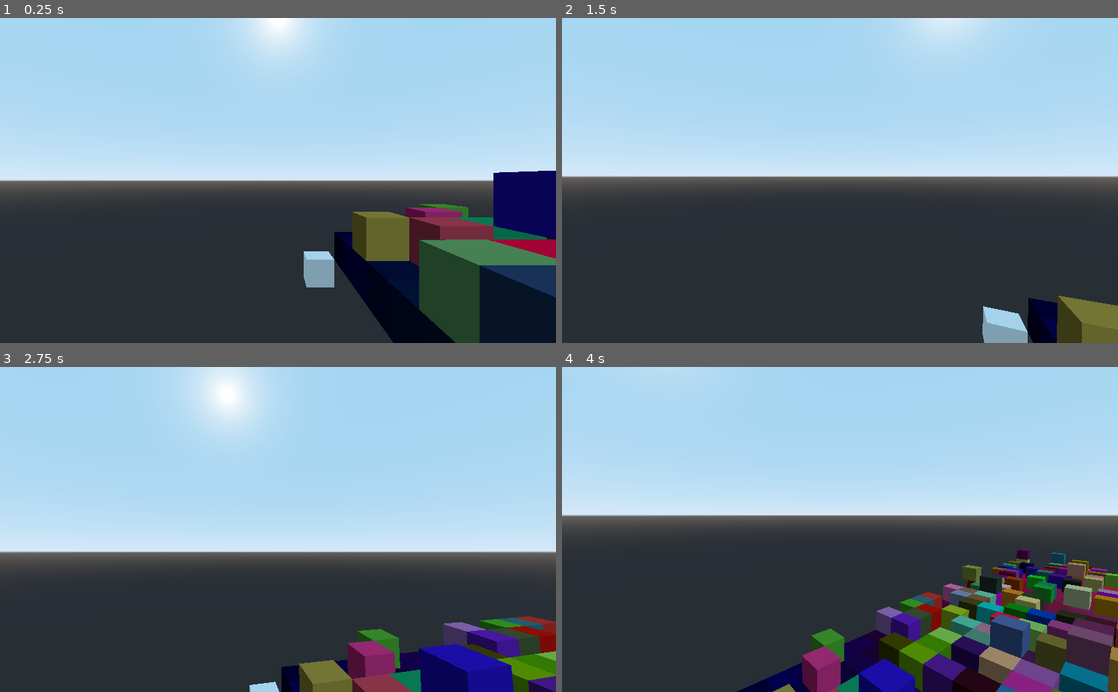
Above: before the commit, frames 1-4 (two rows, left to right).
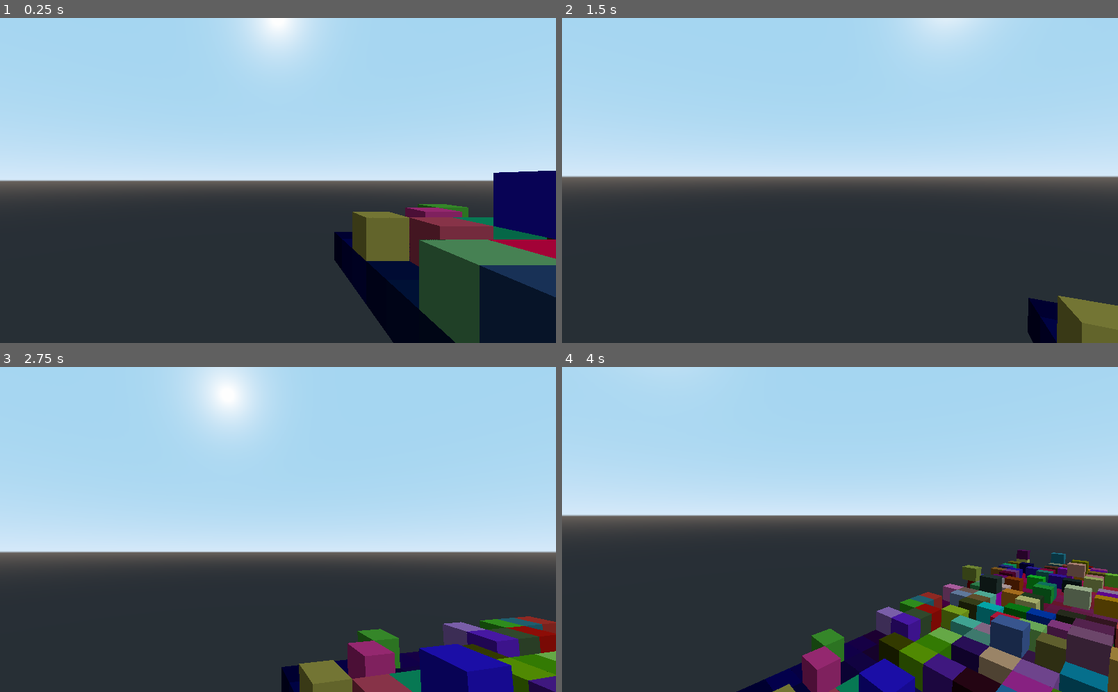
Above: after the commit, the same moments.

Repository: CrispyPin/voxel-raymarcher
Game: Godot game, scene res://main.tscn
Same seed, same stepped clock (60 frames per second), same inputs: the game is played once before the commit and once after it.
Inputs (mouse positions are in pixels of both pictures, inside the frame that each line leads up to):
- Up to frame 1 (0.25 s): no input
- Up to frame 2 (1.5 s): tap Enter at 0.5 s; move the mouse to (867, 180) at 0.52 s; hold Up (ui_up) from 0.53 s (still down); tap Space at 1.25 s; move the mouse to (812, 180) at 1.27 s
- Up to frame 3 (2.75 s): keep holding Up (ui_up); move the mouse to (289, 523) at 2.02 s
- Up to frame 4 (4 s): keep holding Up (ui_up); tap Enter at 2.75 s; move the mouse to (834, 536) at 2.77 s; tap Space at 3.5 s; move the mouse to (878, 532) at 3.52 s

The runs differ from the first frame. In frame 1, 0.6% of the frame differs, in the area x 54-95%, y 63-99%; in frame 2, 0.8%, in the area x 75-84%, y 88-100%; in frame 3, 0.1%; in frame 4, less than 0.1%.

Commit message:
some raymarcher optimisations

Diff:
--- a/cube-raymarch/main.tscn
+++ b/cube-raymarch/main.tscn
@@ -6,9 +6,6 @@
 
 [sub_resource type="CubeMesh" id=1]
 size = Vector3( 32, 32, 32 )
-
-[sub_resource type="CubeMesh" id=2]
-size = Vector3( 1, 1, 1 )
 
 [node name="Spatial" type="Spatial"]
 
@@ -31,13 +28,3 @@
 up_action = "up"
 down_action = "down"
 use_gui = false
-
-[node name="MeshInstance2" type="MeshInstance" parent="."]
-transform = Transform( 1, 0, 0, 0, 1, 0, 0, 0, 1, -0.5, -0.5, -0.5 )
-mesh = SubResource( 2 )
-material/0 = null
-
-[node name="MeshInstance3" type="MeshInstance" parent="."]
-transform = Transform( 1, 0, 0, 0, 1, 0, 0, 0, 1, 32, 32, 32 )
-mesh = SubResource( 2 )
-material/0 = null
--- a/cube-raymarch/raymarch.shader
+++ b/cube-raymarch/raymarch.shader
@@ -46,14 +46,17 @@
 	return col;
 }
 
-vec4 plane_march(vec3 cam_pos, vec3 surf_pos) {
-	vec3 ro = cam_pos;
+vec4 plane_march(vec3 ro, vec3 surf_pos, bool outside_mesh) {
 	vec3 ray_dir = normalize(surf_pos - ro);
 	float ray_len = 0.0;
+	if (outside_mesh){
+		ray_len = length(surf_pos - ro);
+	}
 	int steps = 0;
-	while (ray_len <= 100.0 && steps < 200) {
+	vec3 p;
+	while (ray_len <= 100.0 && steps < 200 && p == clamp(p, -0.5, 32.5)) {
 		steps++;
-		vec3 p = ro + ray_len * ray_dir;
+		p = ro + ray_len * ray_dir;
 		float solid = get_voxel(p - fract(p)+0.5).a;
 		if (solid > 0.) {
 			return light_point(p);
@@ -67,7 +70,7 @@
 void fragment() {
 	vec3 surface_pos = (CAMERA_MATRIX * vec4(VERTEX, 1.0)).xyz;
 	vec3 cam_pos = CAMERA_MATRIX[3].xyz;
-	vec4 col = plane_march(cam_pos, surface_pos);
+	vec4 col = plane_march(cam_pos, surface_pos, FRONT_FACING);
 	ALBEDO = col.rgb;
 	if (col.a < 0.1) {
 		discard;
Not shown: 1 places in cube-raymarch/main.tscn that only renumber resources
